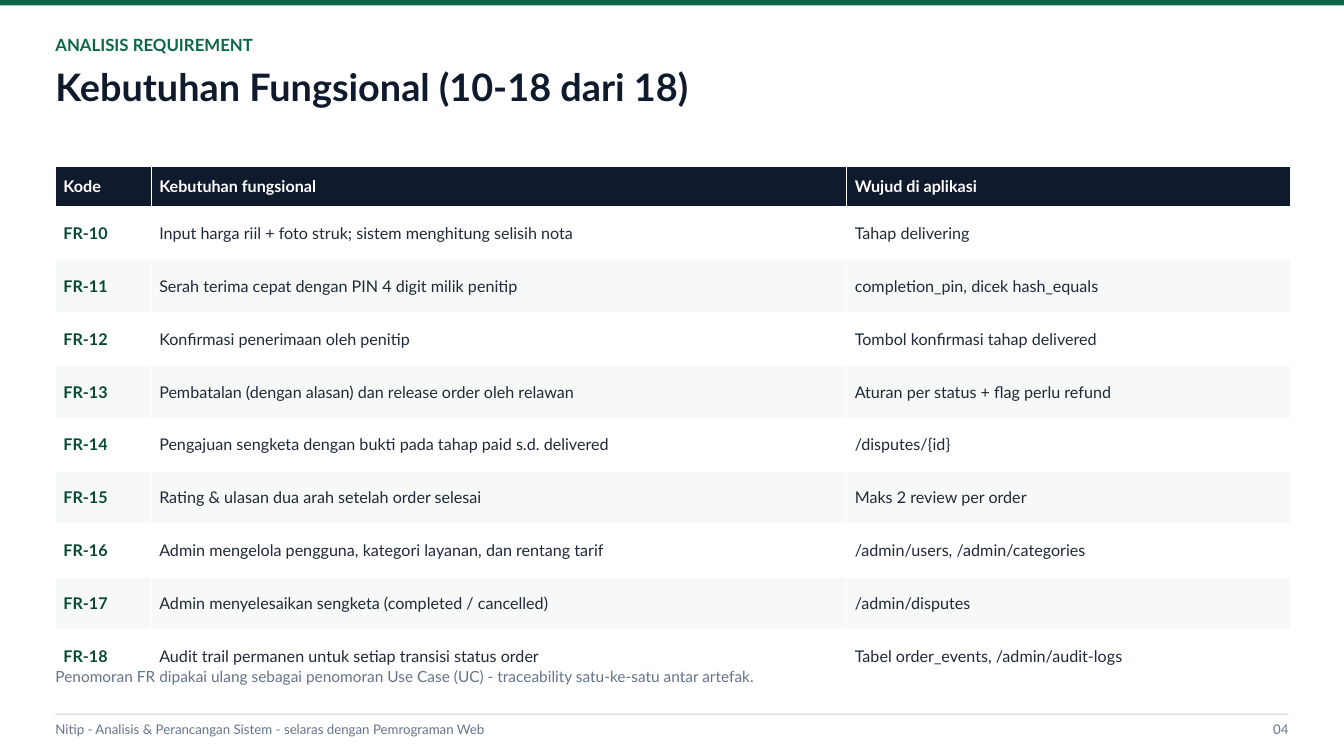
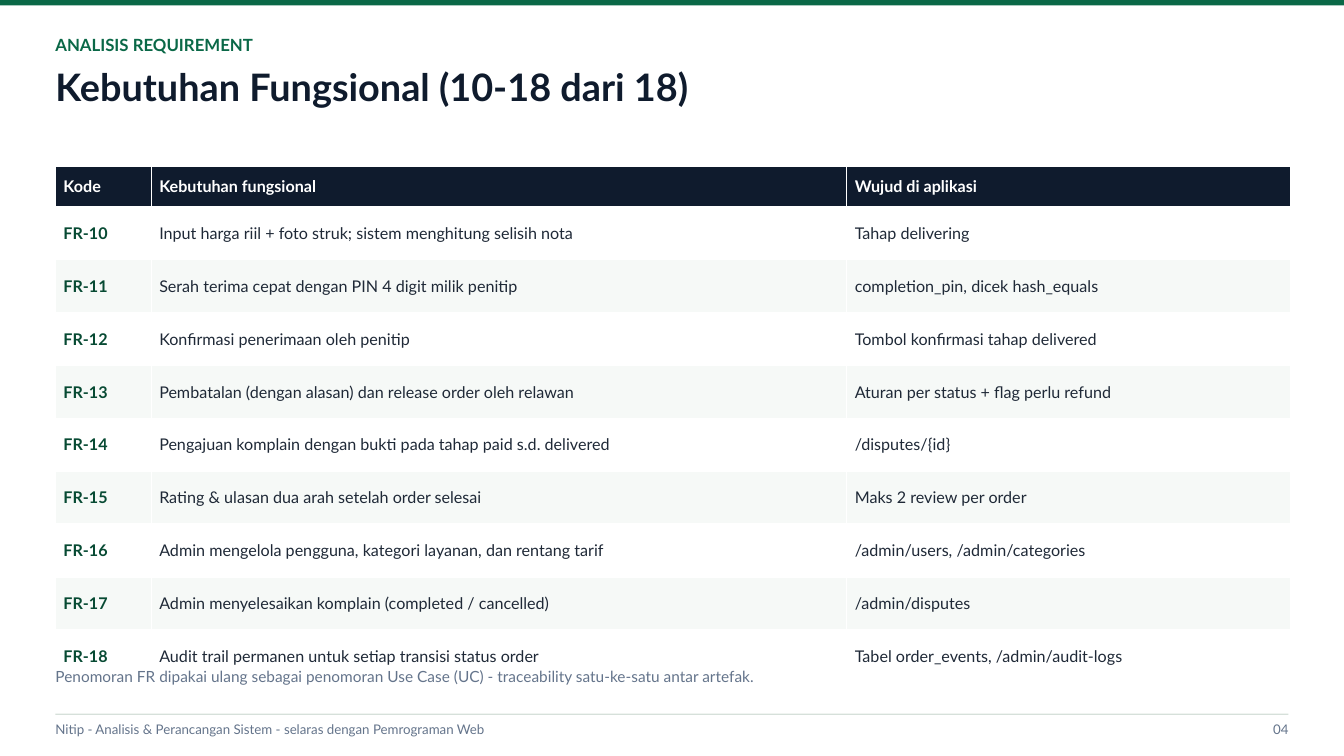
Before and after one commit to Fabiann227/nitip, a slide deck: slide 5 of presentasi/Nitip_Analisis_Perancangan_Sistem.pptx. Drawn at 1344x756 pixels with LibreOffice and Linux fonts; fonts in the diff are those of the drawing. Boxes give left, top, right and bottom in pixels: in the first picture for what was removed or moved away, otherwise in the second. Text is boxed around its words. In the diff, an @@ line names an element or a change of style, - is before the commit and + after.

Commit message:
docs(laporan): bab skema basis data (10 tabel), dokumen pengujian formal, BPMN dengan information artefact (Data Object/Store), sinkron istilah dengan UI

```diff
--- a/presentasi/Nitip_Analisis_Perancangan_Sistem.pptx
+++ b/presentasi/Nitip_Analisis_Perancangan_Sistem.pptx
@@ table at (55, 166, 1291, 683) @@
-row 6, column 2: Pengajuan sengketa dengan bukti pada tahap paid s.d. delivered
+row 6, column 2: Pengajuan komplain dengan bukti pada tahap paid s.d. delivered
-row 9, column 2: Admin menyelesaikan sengketa (completed / cancelled)
+row 9, column 2: Admin menyelesaikan komplain (completed / cancelled)
```
Also in this commit, not shown: 9 other slides changed, 17 other files.
